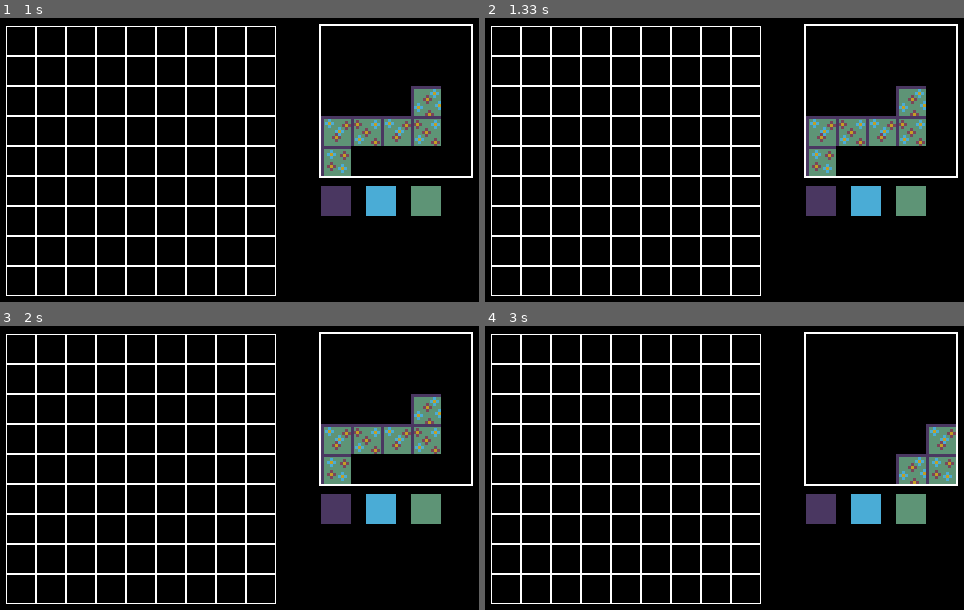
Above: before the commit, frames 1-4 (two rows, left to right).
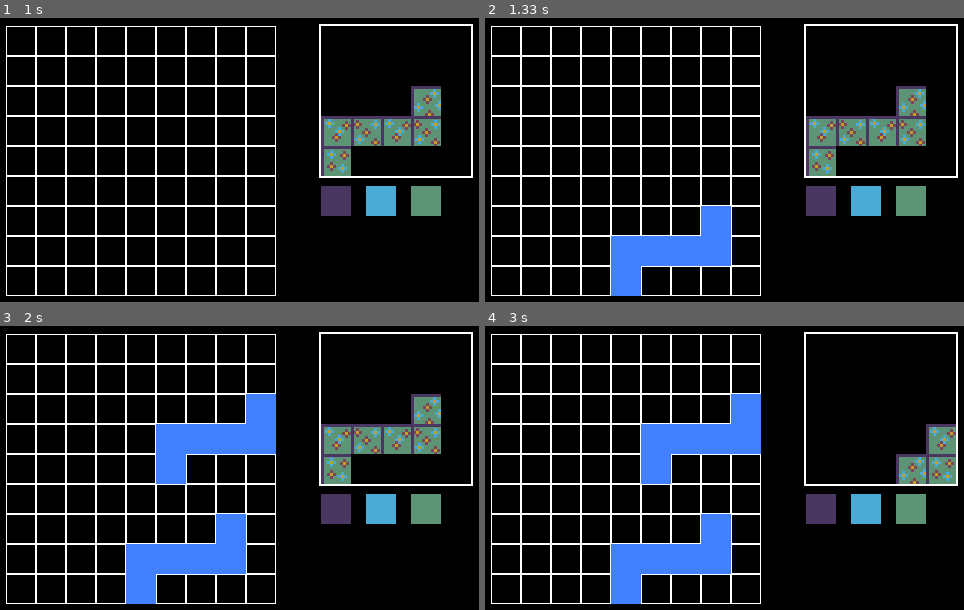
Above: after the commit, the same moments.

Repository: vprokhorova28/patchwork
Game: pygame game, started from Patchwork and pygame.py
The game is run twice, just before and just after one commit, with the same random seed, the same clock (stepped at 60 frames per second) and the same inputs.
Inputs (mouse positions are in pixels of both pictures, inside the frame that each line leads up to):
- Up to frame 1 (1 s): click (383, 199) at 0.38 s; click (426, 199) at 0.72 s
- Up to frame 2 (1.33 s): click (614, 225) at 1.05 s
- Up to frame 3 (2 s): click (162, 402) at 1.38 s
- Up to frame 4 (3 s): click (868, 507) at 2.72 s

Frame 1 is identical in both runs. In frame 2, 4.0% of the frame differs, in the area x 26-52%, y 66-98%; in frame 3, 7.9%, in the area x 26-58%, y 23-98%; in frame 4, 7.9%.

Commit message:
2.2 исправлена маленькая ошибочка

Diff:
--- a/Patchwork and pygame.py
+++ b/Patchwork and pygame.py
@@ -113,7 +113,7 @@
         где x и y - координаты левого верхнего угла
         '''
         tile_height, tile_width = len(tile), len(tile[0])
-        if (tile_height + y >= 9) or (tile_width + x >= 9):
+        if (tile_height + y > 9) or (tile_width + x > 9):
             return False
         empty_field_with_tile = numpy.zeros((9, 9), dtype=int)
         empty_field_with_tile[y:(y + tile_height), x:(x + tile_width)] = tile
